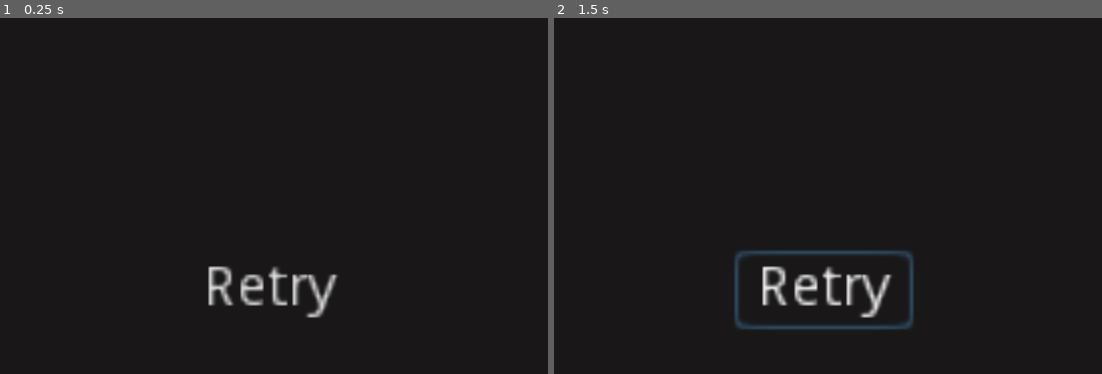
Above: before the commit, frames 1-2 (left to right).
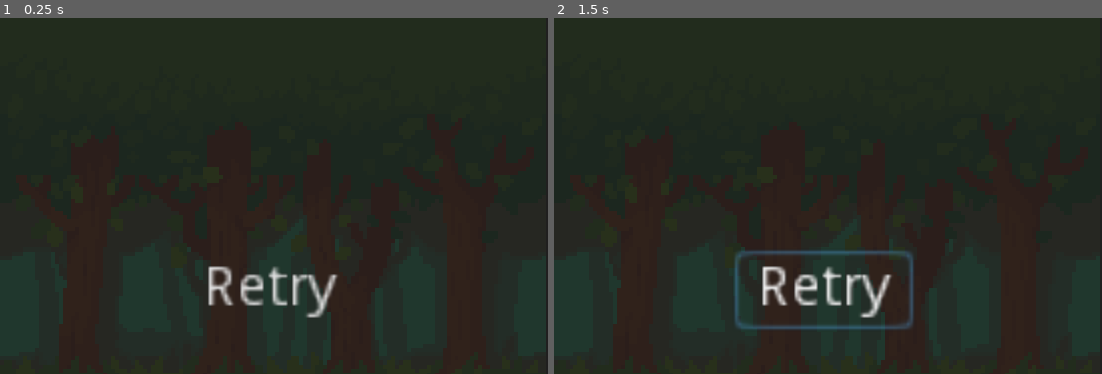
Above: after the commit, the same moments.

Repository: godotcon18jam/DashMaster
Game: Godot game, scene res://scenes/game_over.tscn
Two runs of this game, one before a commit and one after it. Both use one fixed random seed, a clock stepped at 60 frames per second and the inputs below. This scene is started directly instead of the project's main scene.
Inputs:
- Up to frame 1 (0.25 s): no input
- Up to frame 2 (1.5 s): click "Retry" at 0.5 s; click "Retry" at 1.25 s

The runs differ from the first frame. In frame 1, 11% of the frame differs, in the area x 0-100%, y 41-100%; in frame 2, 11%.

Commit message:
mofied the node type on game over

Diff:
--- a/scenes/game_over.tscn
+++ b/scenes/game_over.tscn
@@ -1,12 +1,24 @@
-[gd_scene load_steps=2 format=2]
+[gd_scene load_steps=3 format=2]
 
 [ext_resource path="res://scripts/game_over.gd" type="Script" id=1]
+[ext_resource path="res://assets/background_01.png" type="Texture" id=2]
 
-[node name="game_over" type="Node"]
+[node name="game_over" type="CanvasLayer" index="0"]
 
+layer = 1
+offset = Vector2( 0, 0 )
+rotation = 0.0
+scale = Vector2( 1, 1 )
+transform = Transform2D( 1, 0, 0, 1, 0, 0 )
 script = ExtResource( 1 )
 
-[node name="background" type="ColorRect" parent="." index="0"]
+[node name="Sprite" type="Sprite" parent="." index="0"]
+
+position = Vector2( 68.2294, 44.7646 )
+scale = Vector2( 0.997731, 1.00878 )
+texture = ExtResource( 2 )
+
+[node name="background" type="ColorRect" parent="." index="1"]
 
 anchor_left = 0.0
 anchor_top = 0.0
@@ -19,18 +31,18 @@
 mouse_default_cursor_shape = 0
 size_flags_horizontal = 1
 size_flags_vertical = 1
-color = Color( 0.101562, 0.093918, 0.093918, 1 )
+color = Color( 0.101562, 0.093918, 0.093918, 0.861882 )
 
-[node name="label" type="Label" parent="." index="1"]
+[node name="label" type="Label" parent="." index="2"]
 
-anchor_left = 0.0
+anchor_left = 0.5
 anchor_top = 0.0
-anchor_right = 0.0
+anchor_right = 0.5
 anchor_bottom = 0.0
-margin_left = 44.0
-margin_top = 26.0
-margin_right = 89.0
-margin_bottom = 40.0
+margin_left = -22.5
+margin_top = 20.0
+margin_right = 22.5
+margin_bottom = 14.0
 rect_pivot_offset = Vector2( 0, 0 )
 mouse_filter = 2
 mouse_default_cursor_shape = 0
@@ -40,7 +52,7 @@
 lines_skipped = 0
 max_lines_visible = -1
 
-[node name="retry" type="Button" parent="." index="2"]
+[node name="retry" type="Button" parent="." index="3"]
 
 anchor_left = 0.0
 anchor_top = 0.0
--- a/scripts/game_over.gd
+++ b/scripts/game_over.gd
@@ -1,4 +1,4 @@
-extends Node
+extends CanvasLayer
 
 
 func _ready():
